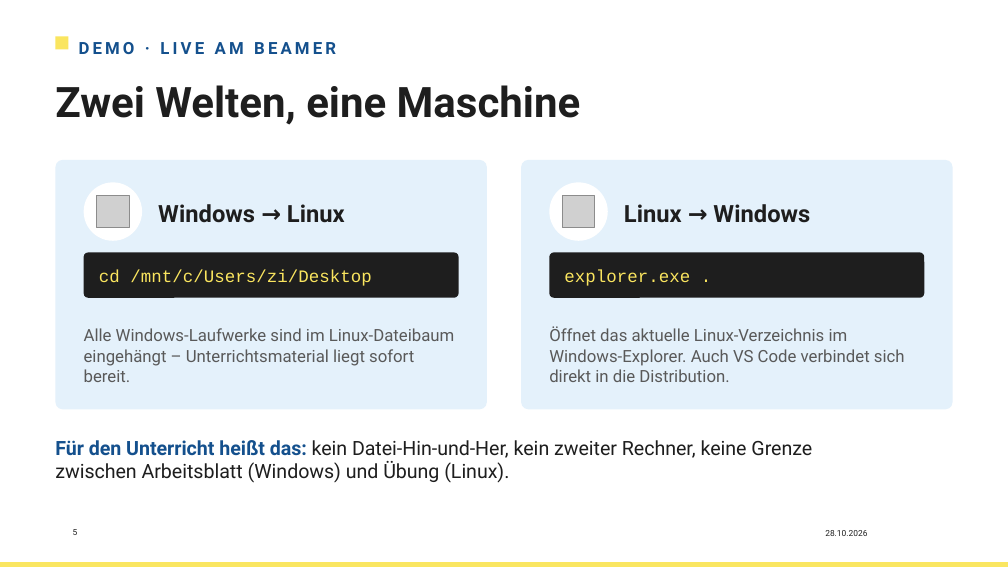
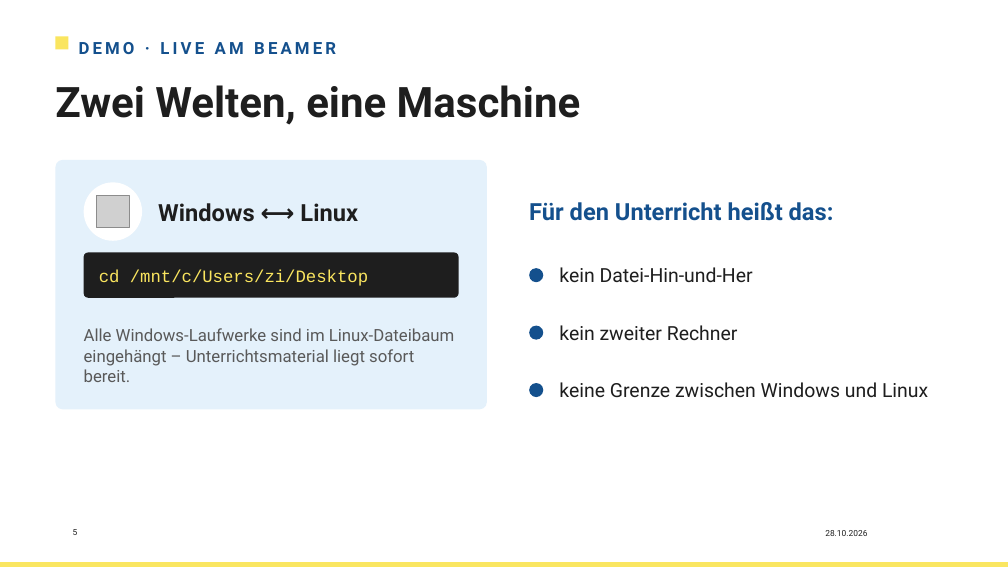
Before and after one commit to HerrZI/wsl2-school-lab, a slide deck: slide 5 of Workshop_WSL2_Linux_unterrichten_neu.pptx. Drawn at 1008x567 pixels with LibreOffice and Linux fonts; fonts in the diff are those of the drawing; grey boxes stand for pictures; background and template pictures are left out. Boxes give left, top, right and bottom in pixels: in the first picture for what was removed or moved away, otherwise in the second. Text is boxed around its words. In the diff, an @@ line names an element or a change of style, - is before the commit and + after.

```diff
--- a/Workshop_WSL2_Linux_unterrichten_neu.pptx
+++ b/Workshop_WSL2_Linux_unterrichten_neu.pptx
@@ rounded rectangle removed at [521,160,953,410] @@
@@ text at [158,203,358,222]: text changed; size 22.7 to 22.5 pt @@
-Windows → Linux
+Windows ⟷ Linux
@@ text added at [529,202,834,221], 22.5 pt, text #14508D, bold @@
+Für den Unterricht heißt das:
@@ ellipse removed at [550,182,608,240] @@
@@ picture removed at [563,196,595,228] @@
@@ text removed at [624,204,810,223] @@
-Linux → Windows
@@ text "cd /mnt/c/Users/zi/Desktop" at [99,270,368,286]: size 16.7 to 16.5 pt @@
@@ ellipse added at [529,268,544,283], fill #14508D @@
@@ rounded rectangle removed at [550,253,925,298] @@
@@ text added at [559,267,753,282], 18.5 pt, text #1E1E1E @@
+kein Datei-Hin-und-Her
@@ text removed at [564,270,690,286] @@
-explorer.exe .
@@ ellipse added at [529,326,544,340], fill #14508D @@
@@ text removed at [549,326,905,382] @@
-Öffnet das aktuelle Linux-Verzeichnis im Windows-Explorer. Auch VS Code verbindet sich direkt in die Distribution.
@@ text added at [559,325,738,340], 18.5 pt, text #1E1E1E @@
+kein zweiter Rechner
@@ ellipse added at [529,383,544,398], fill #14508D @@
@@ text added at [559,382,928,397], 18.5 pt, text #1E1E1E @@
+keine Grenze zwischen Windows und Linux
@@ text removed at [55,440,812,483] @@
-Für den Unterricht heißt das: kein Datei-Hin-und-Her, kein zweiter Rechner, keine Grenze zwischen Arbeitsblatt (Windows) und Übung (Linux).
```
Also in this commit, not shown: 12 other slides changed, 7 other files.
